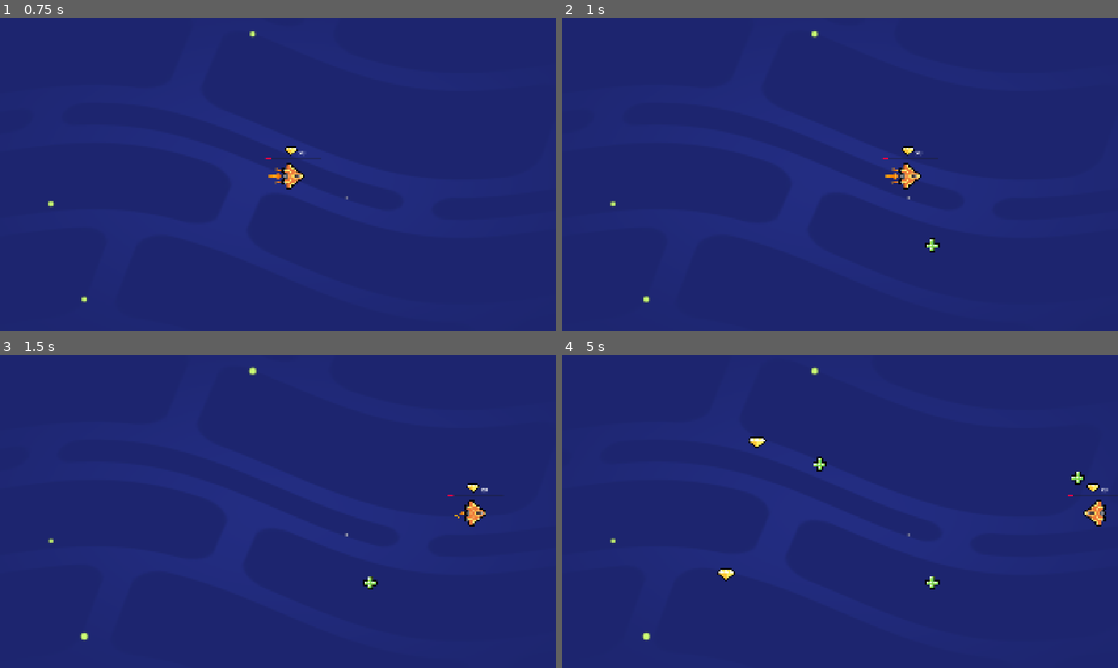
Above: before the commit, frames 1-4 (two rows, left to right).
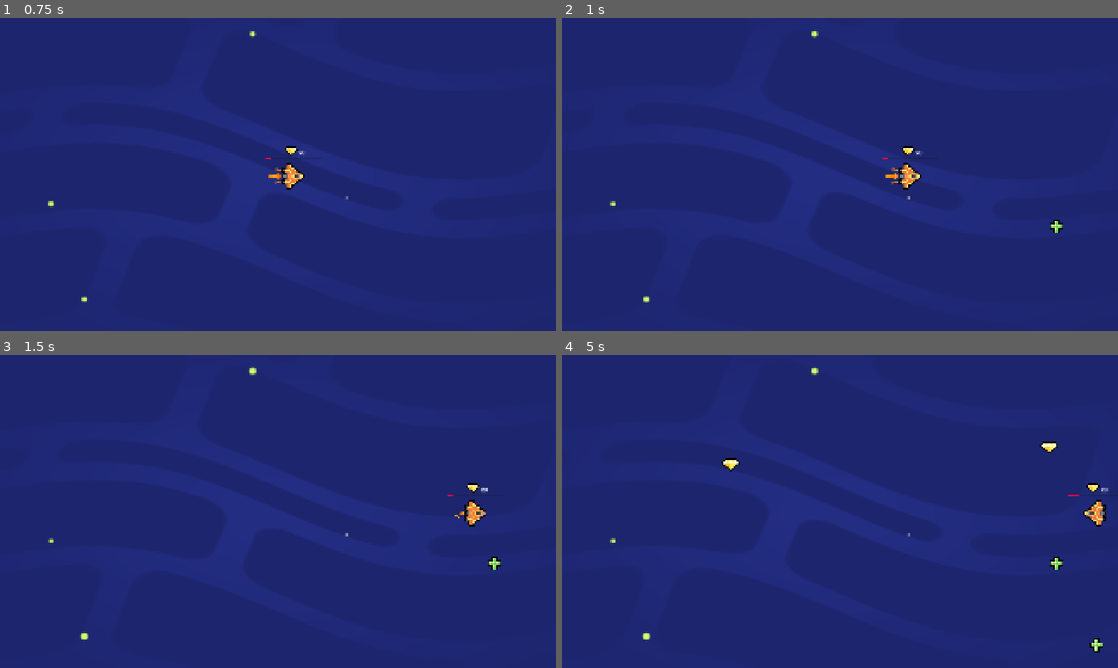
Above: after the commit, the same moments.

Repository: Cchiwai/M5-LOOT-IT-ALL
Game: Godot game, scene res://lessons/space_level.tscn
Same seed, same stepped clock (60 frames per second), same inputs: the game is played once before the commit and once after it. Sound files missing from this copy of the repository are replaced by a short silence.
Inputs (mouse positions are in pixels of both pictures, inside the frame that each line leads up to):
- Up to frame 1 (0.75 s): tap Enter at 0.5 s; move the mouse to (400, 158) at 0.52 s; hold D (move_right) from 0.53 s (still down); tap Z at 0.6 s; click (400, 158) at 0.67 s
- Up to frame 2 (1 s): keep holding D (move_right); tap Space at 0.77 s
- Up to frame 3 (1.5 s): release D (move_right) at 1.25 s; drag from (166, 527) to (422, 514) at 1.27 s
- Up to frame 4 (5 s): move the mouse to (895, 442) at 2.02 s; hold D (move_right) 2.03-2.75 s; tap Z at 2.1, 3.6 s; drag from (812, 574) to (673, 464) at 2.77 s; move the mouse to (1006, 558) at 3.52 s; hold A (move_left) 3.53-4.25 s; tap Space at 3.77 s; drag from (673, 464) to (817, 464) at 4.27 s

Frame 1 is identical in both runs. In frame 2, 0.1% of the frame differs, in the area x 65-91%, y 64-75%; in frame 3, 0.2%; in frame 4, 0.7%, in the area x 27-98%, y 26-96%.

Commit message:
M5Sound/SFX

Diff:
--- a/gem.tscn
+++ b/gem.tscn
@@ -1,7 +1,8 @@
-[gd_scene load_steps=4 format=3 uid="uid://djdg6fagrspd0"]
+[gd_scene load_steps=5 format=3 uid="uid://djdg6fagrspd0"]
 
 [ext_resource type="Script" uid="uid://d3yvki67r340a" path="res://item.gd.gd" id="1_edvqy"]
 [ext_resource type="Texture2D" uid="uid://d0bh8am2qd005" path="res://assets/gem_icon.png" id="2_xp2mg"]
+[ext_resource type="AudioStream" uid="uid://cejstyx3v6ply" path="res://assets/Audio/Gem.ogg" id="3_xp2mg"]
 
 [sub_resource type="CircleShape2D" id="CircleShape2D_bboee"]
 radius = 31.575306
@@ -15,3 +16,7 @@
 
 [node name="CollisionShape2D" type="CollisionShape2D" parent="."]
 shape = SubResource("CircleShape2D_bboee")
+
+[node name="AudioStreamPlayer" type="AudioStreamPlayer" parent="."]
+stream = ExtResource("3_xp2mg")
+volume_db = -5.248
--- a/health_pack.tscn
+++ b/health_pack.tscn
@@ -1,7 +1,8 @@
-[gd_scene load_steps=4 format=3 uid="uid://dy5y3hr4yh2ky"]
+[gd_scene load_steps=5 format=3 uid="uid://dy5y3hr4yh2ky"]
 
 [ext_resource type="Script" uid="uid://d3yvki67r340a" path="res://item.gd.gd" id="1_bboee"]
 [ext_resource type="Texture2D" uid="uid://dknpi2mq4dhpa" path="res://assets/health_icon.svg" id="2_v2cuk"]
+[ext_resource type="AudioStream" uid="uid://ddjwta6onph4t" path="res://assets/Audio/Health.ogg" id="3_v2cuk"]
 
 [sub_resource type="CircleShape2D" id="CircleShape2D_bboee"]
 radius = 31.575306
@@ -15,3 +16,7 @@
 
 [node name="CollisionShape2D" type="CollisionShape2D" parent="."]
 shape = SubResource("CircleShape2D_bboee")
+
+[node name="AudioStreamPlayer" type="AudioStreamPlayer" parent="."]
+stream = ExtResource("3_v2cuk")
+volume_db = -8.077
--- a/item.gd.gd
+++ b/item.gd.gd
@@ -1,21 +1,21 @@
 extends Area2D
+@onready var sfx_player: AudioStreamPlayer = _find_sfx_player()
 
+func _find_sfx_player() -> AudioStreamPlayer:
+	for child in get_children():
+		if child is AudioStreamPlayer:
+			return child
+	return null
+
+func _on_area_entered(_area_that_entered: Area2D) -> void:
+	get_node("CollisionShape2D").set_deferred("disabled", true)
+	visible = false
+
+	if sfx_player:
+		sfx_player.play()
+		await sfx_player.finished
+
+	queue_free()
 
 func _ready() -> void:
 	area_entered.connect(_on_area_entered)
-	play_floating_animation()
-
-func play_floating_animation() -> void:
-	var tween := create_tween()
-	tween.set_trans(Tween.TRANS_SINE)
-
-	var sprite_2d := get_node("Sprite2D")
-	var position_offset :=Vector2(0.0, 4.0)
-	var duration = randf_range(0.8, 1.2)
-	tween.tween_property(sprite_2d, "position", position_offset, duration)
-	tween.tween_property(sprite_2d, "position",  -1.0 * position_offset, duration)
-	tween.set_loops()
-
-
-func _on_area_entered(area_that_entered: Area2D) -> void:
-	queue_free()
--- a/lessons/ship.gd
+++ b/lessons/ship.gd
@@ -1,4 +1,7 @@
 extends Area2D
+
+@onready var thruster_sound_player: AudioStreamPlayer = $ThrusterSoundPlayer
+@onready var powerup_sound_player: AudioStreamPlayer = $PowerupSoundPlayer
 
 var max_speed := 1200.0
 var velocity := Vector2(0, 0)
@@ -16,6 +19,12 @@
 	var direction := Vector2(0, 0)
 	direction.x = Input.get_axis("move_left", "move_right")
 	direction.y = Input.get_axis("move_up", "move_down")
+
+	var is_moving := direction.length() > 0.0
+	if is_moving and not thruster_sound_player.playing:
+		thruster_sound_player.play()
+	elif not is_moving and thruster_sound_player.playing:
+		thruster_sound_player.stop()
 
 	if direction.length() > 1.0:
 		direction = direction.normalized()
@@ -36,6 +45,9 @@
 func set_gem_count(new_gem_count: int) -> void:
 	gem_count = new_gem_count
 	get_node("UI/GemCount").text = "x" + str(gem_count)
+	if gem_count >0 and gem_count % 10 == 0:
+		powerup_sound_player.stream = preload("res://assets/Audio/Health_Level_Up.ogg")
+		powerup_sound_player.play()
 
 
 func set_health(new_health: int) -> void:
@@ -46,5 +58,6 @@
 func _on_area_entered(area_that_entered: Area2D) -> void:
 	if area_that_entered.is_in_group("gem"):
 		set_gem_count(gem_count + 1)
+
 	elif area_that_entered.is_in_group("healing_item"):
 		set_health(health + 10)
--- a/lessons/ship.tscn
+++ b/lessons/ship.tscn
@@ -1,10 +1,12 @@
-[gd_scene load_steps=9 format=3 uid="uid://dmv50krf4bo5r"]
+[gd_scene load_steps=11 format=3 uid="uid://dmv50krf4bo5r"]
 
 [ext_resource type="Texture2D" uid="uid://bniyrxn3r2v8h" path="res://assets/ship.png" id="3_pdppw"]
 [ext_resource type="Script" uid="uid://bwkr2t4ku15qq" path="res://lessons/ship.gd" id="4_p1sls"]
 [ext_resource type="Texture2D" uid="uid://d0bh8am2qd005" path="res://assets/gem_icon.png" id="5_h3paj"]
 [ext_resource type="PackedScene" uid="uid://dgf54k70yiiff" path="res://assets/ship_visual_effects/main_thruster/main_thruster.tscn" id="5_q7c3l"]
 [ext_resource type="PackedScene" uid="uid://bklom8bhpxg4h" path="res://assets/ship_visual_effects/side_thruster/side_thruster.tscn" id="6_1updt"]
+[ext_resource type="AudioStream" uid="uid://cgxby2dlu5jjt" path="res://assets/Audio/Thruster.ogg" id="6_2s445"]
+[ext_resource type="AudioStream" uid="uid://dmxcwbcchqkgx" path="res://assets/Audio/Health_Level_Up.ogg" id="7_dwuaj"]
 
 [sub_resource type="CircleShape2D" id="CircleShape2D_5xifn"]
 radius = 48.6621
@@ -19,7 +21,7 @@
 [sub_resource type="LabelSettings" id="LabelSettings_2s445"]
 font_size = 20
 
-[node name="Ship" type="Area2D"]
+[node name="Ship" type="Area2D" groups=["Player"]]
 position = Vector2(1, -1)
 collision_mask = 2
 script = ExtResource("4_p1sls")
@@ -74,3 +76,11 @@
 text = "x0"
 label_settings = SubResource("LabelSettings_2s445")
 metadata/_edit_use_anchors_ = true
+
+[node name="ThrusterSoundPlayer" type="AudioStreamPlayer" parent="."]
+stream = ExtResource("6_2s445")
+volume_db = -2.385
+
+[node name="PowerupSoundPlayer" type="AudioStreamPlayer" parent="."]
+stream = ExtResource("7_dwuaj")
+volume_db = 15.146
--- a/lessons/space_level.tscn
+++ b/lessons/space_level.tscn
@@ -1,8 +1,9 @@
-[gd_scene load_steps=4 format=3 uid="uid://btkjymc78ap8d"]
+[gd_scene load_steps=5 format=3 uid="uid://btkjymc78ap8d"]
 
 [ext_resource type="PackedScene" uid="uid://dmv50krf4bo5r" path="res://lessons/ship.tscn" id="2_2j1u5"]
 [ext_resource type="PackedScene" uid="uid://bxfevggvxo634" path="res://assets/background/space_background.tscn" id="3_e6xy1"]
 [ext_resource type="PackedScene" uid="uid://b1yl6aosq3kty" path="res://lessons/random_item_placer.tscn" id="3_etm7e"]
+[ext_resource type="AudioStream" uid="uid://dhunu1il018i3" path="res://assets/Audio/BG_Music.ogg" id="4_4rc43"]
 
 [node name="Level" type="Node2D"]
 
@@ -12,3 +13,8 @@
 [node name="SpaceBackground" parent="." instance=ExtResource("3_e6xy1")]
 
 [node name="RandomItemPlacer" parent="." instance=ExtResource("3_etm7e")]
+
+[node name="MusicPlayer" type="AudioStreamPlayer" parent="."]
+stream = ExtResource("4_4rc43")
+volume_db = -6.564
+autoplay = true
Not shown, added: assets/Audio/BG_Music.ogg.import
Not shown, added: assets/Audio/Gem.ogg.import
Not shown, added: assets/Audio/Health.ogg.import
Not shown, added: assets/Audio/Health_Level_Up.ogg.import
Not shown, added: assets/Audio/Thruster.ogg.import
Not shown, added: assets/BG_Music.ogg.import
Not shown, added: assets/Gem.ogg.import
Not shown, added: assets/Health.ogg.import
Not shown, added: assets/Health_Level_Up.ogg.import
Not shown, added: assets/Thruster.ogg.import
Not shown, added: assets/Audio/BG_Music.ogg
Not shown, added: assets/Audio/Gem.ogg
(and 8 more such lines)
